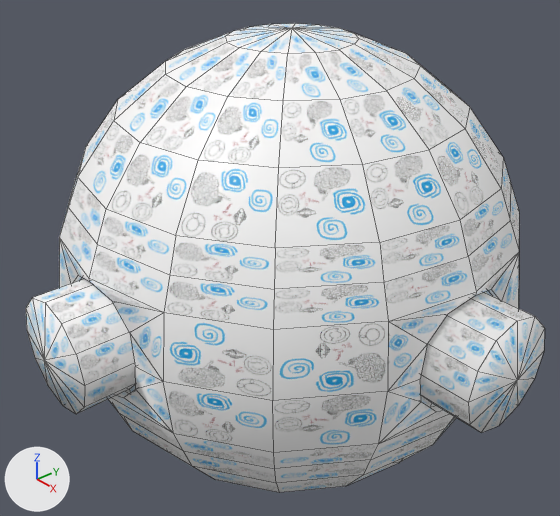
An edit to the Blender file KBARF_3D/GameRoom2.blend, drawn before and after from the same camera.
The view is the same before and after, from a 50 mm camera at (5.98, -5.36, 4.33) aimed at (-0.08, -0.09, 0.0). The lights are fixed; the arrows at lower left show +X, +Y and +Z. Mesh edges are drawn as thin lines. The same objects are shown in both versions, whatever each file hides.

Objects in the first picture: 'mainship_mod'.
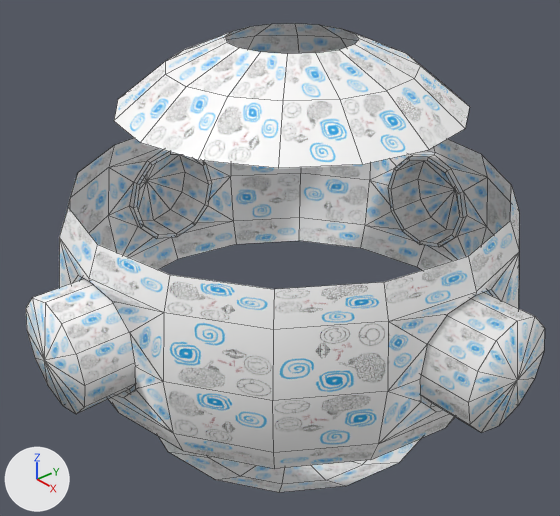
The change, as a diff of the scene's bpy script:
```diff
--- a/KBARF_3D/GameRoom2.blend.py
+++ b/KBARF_3D/GameRoom2.blend.py
@@ me_mainship_mod @@
 # used by ob_mainship_mod; location = (0.0, 0.0, 0.0)
-me_mainship_mod.from_pydata(...)  # 402 vertices, 464 faces; spans x -3.1..3.1, y -3.1..3.1, z -2.64..2.64
+me_mainship_mod.from_pydata(...)  # 369 vertices, 384 faces; spans x -3.1..3.1, y -3.1..3.1, z -2.64..2.55
+# me_mainship_mod part 1
+# 17 vertices are removed from x -2.28..2.28, y -2.28..2.28, z 1.32..2.64
+# 48 faces are deleted
+# me_mainship_mod part 2
+# 16 vertices are removed from x -2.28..2.28, y -2.28..2.28, z -1.32
+# 32 faces are deleted
 me_mainship_mod.materials.append(mat_design_mainship_png)
```

Location of each change, [x1, y1, x2, y2] in pixels of the pictures (560 x 516 px):
part 1 of me_mainship_mod, deleted
    before: [68, 24, 511, 289]
part 2 of me_mainship_mod, deleted
    before: [119, 413, 456, 492]
